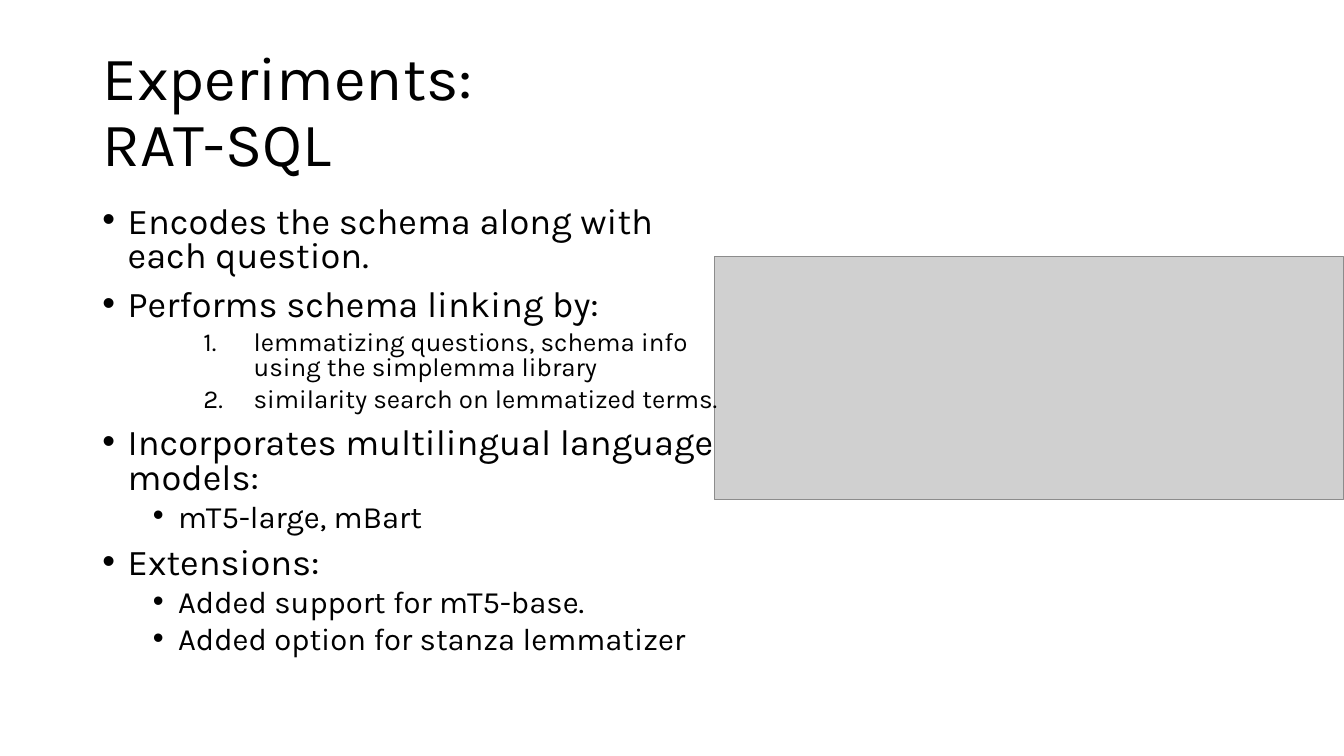
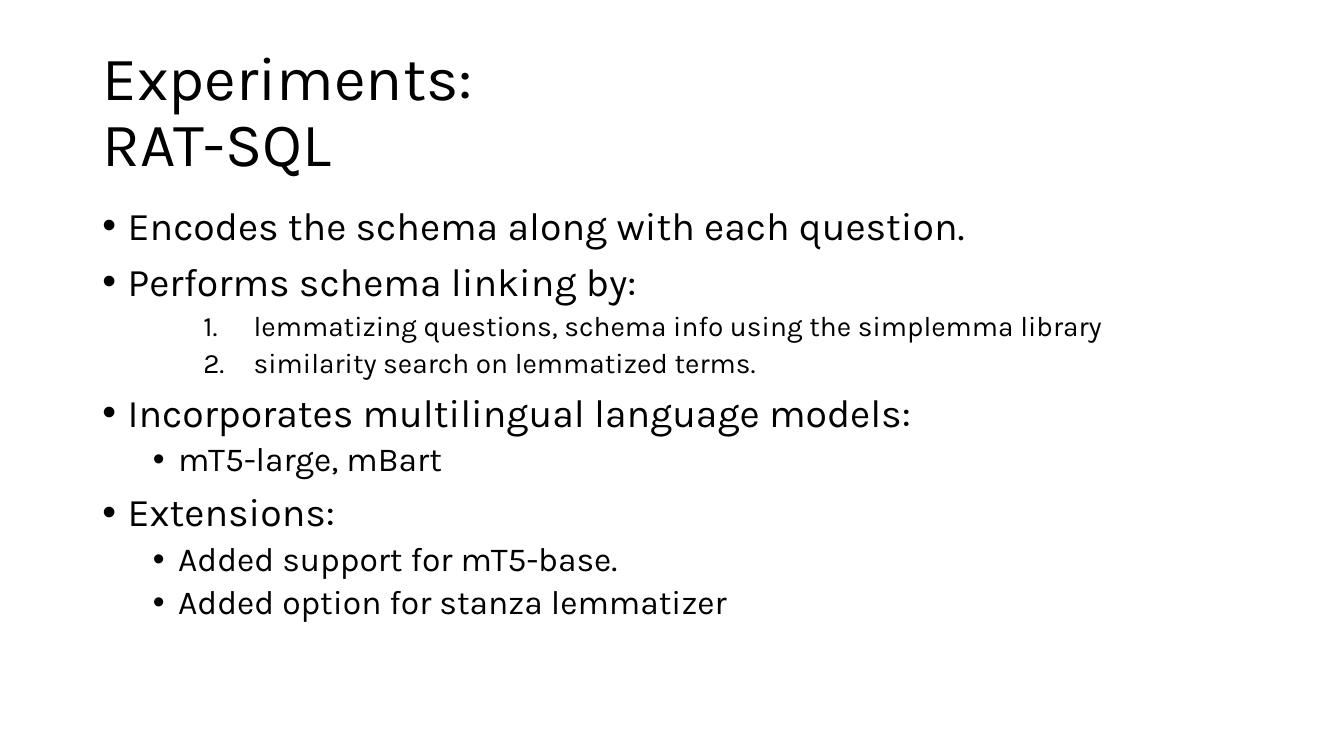
Before and after one commit to giannisfourfouris/Database-Systems, a slide deck: slide 11 of Presentation/GreekSpider_Presentation.pptx. Drawn at 1344x756 pixels with LibreOffice and Linux fonts; fonts in the diff are those of the drawing; grey boxes stand for pictures. Boxes give left, top, right and bottom in pixels: in the first picture for what was removed or moved away, otherwise in the second. Text is boxed around its words. In the diff, an @@ line names an element or a change of style, - is before the commit and + after.

Commit message:
Update Final Presentation

```diff
--- a/Presentation/GreekSpider_Presentation.pptx
+++ b/Presentation/GreekSpider_Presentation.pptx
@@ text "Encodes the schema along with ..." at (x1=128, y1=213, x2=1102, y2=622): size 25.9 to 28 pt in "Encodes the schema along with each question.", "Performs schema linking by:", "Incorporates multilingual language models:", "Extensions:"; size 18.5 to 20 pt in "lemmatizing questions, schema info using the simplemma ...", "similarity search on lemmatized terms."; size 22.2 to 24 pt in "mT5-large, mBart", "Added support for mT5-base.", "Added option for stanza lemmatizer"; line spacing 0.8 to 0.9 @@
@@ picture removed at (x1=714, y1=257, x2=1344, y2=500) @@
```
Also in this commit, not shown: 1 other slide changed.
